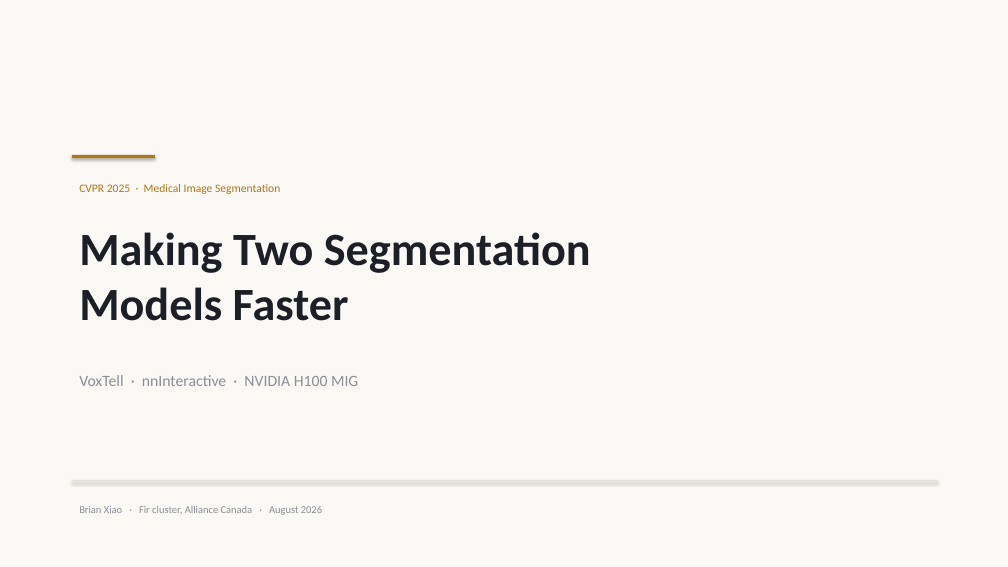
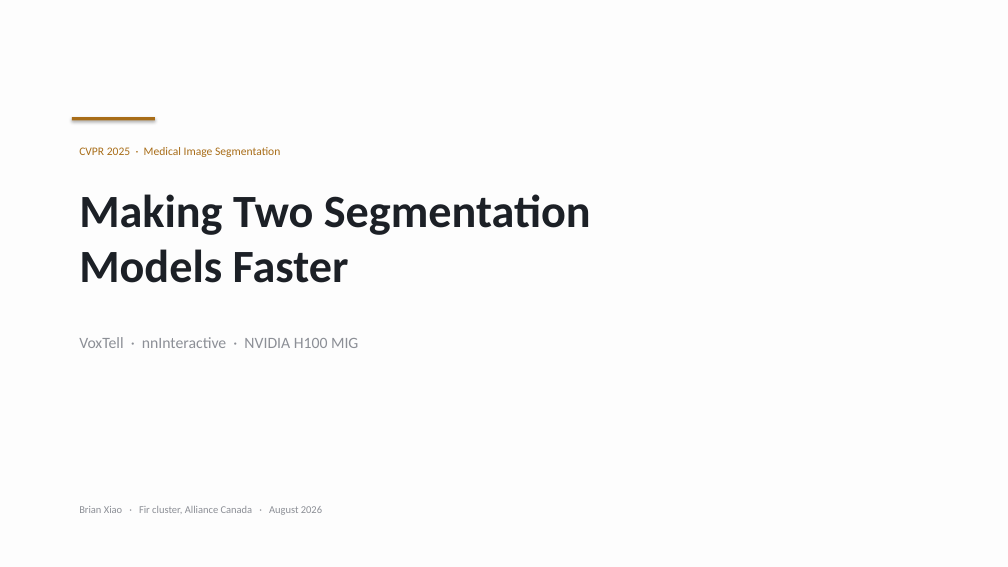
Before and after one commit to pentaexe/VoxTell-main, a slide deck: slide 1 of slides.pptx. Drawn at 1008x567 pixels with LibreOffice and Linux fonts; fonts in the diff are those of the drawing. Boxes give left, top, right and bottom in pixels: in the first picture for what was removed or moved away, otherwise in the second. Text is boxed around its words. In the diff, an @@ line names an element or a change of style, - is before the commit and + after.

```diff
--- a/slides.pptx
+++ b/slides.pptx
@@ background #FAF9F6 to #FDFDFD @@
@@ 3 texts, 1 rectangle: place and size @@
-3 texts, 1 rectangle at [72, 155, 591, 386]
+3 texts, 1 rectangle at [72, 117, 591, 348]
@@ rectangle at [72, 117, 155, 120]: fill #B0761B to #A86D18 @@
@@ text "CVPR 2025 · Medical Image ..." at [79, 147, 280, 157]: text colour #B0761B to #A86D18 @@
@@ rectangle removed at [72, 480, 938, 481] @@
```
Also in this commit, not shown: 7 other slides changed, 1 other file.
